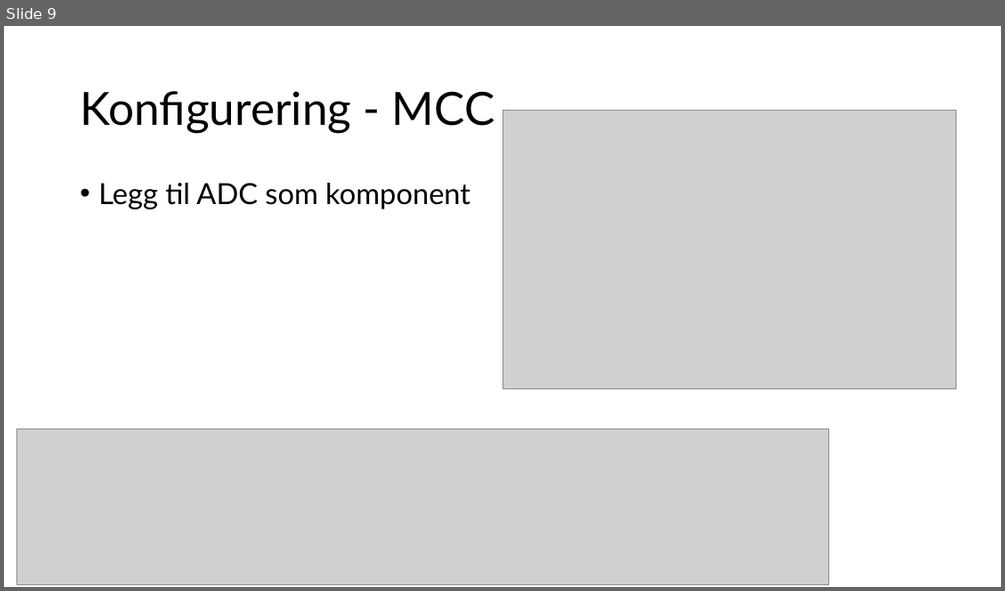
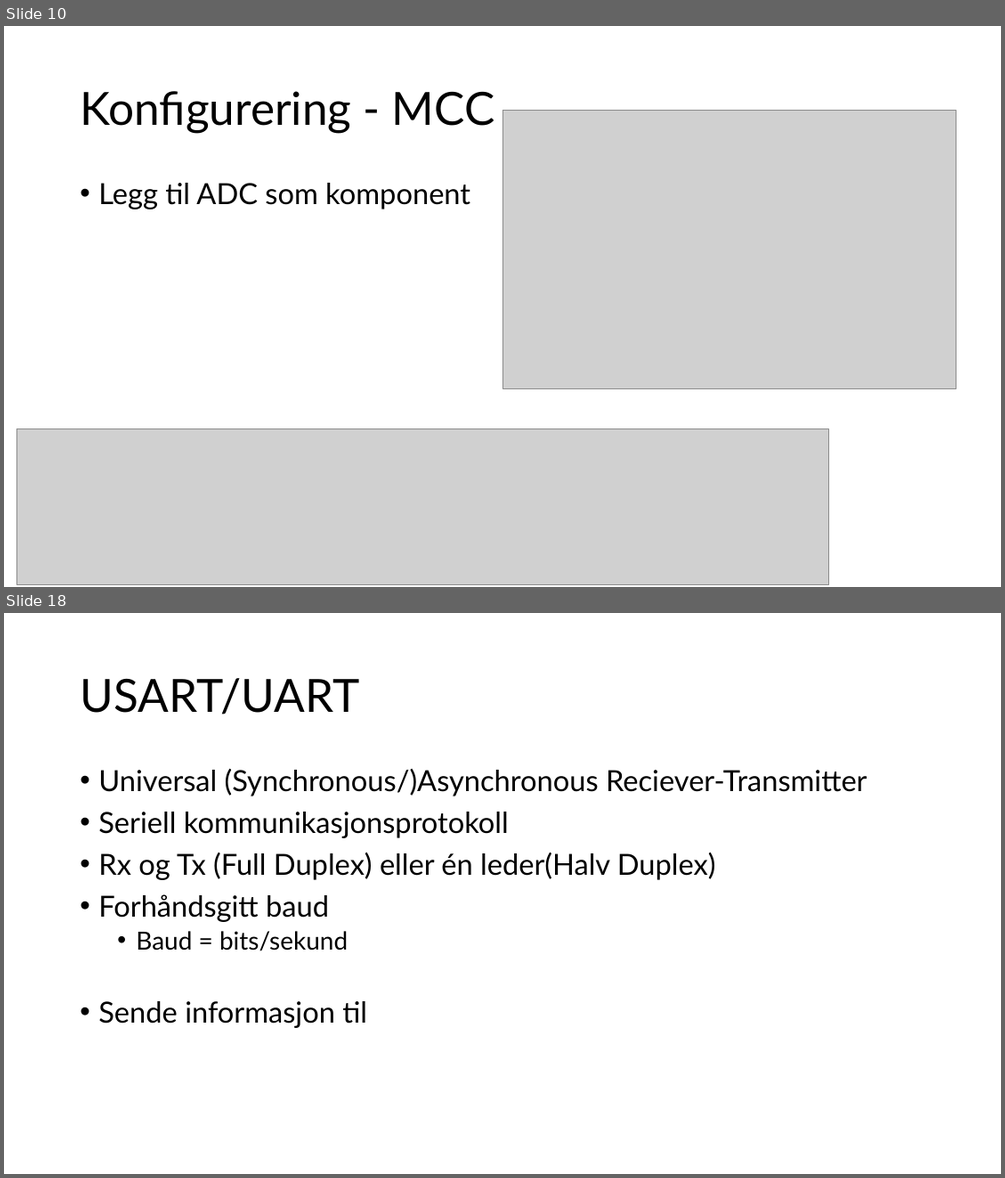
Before and after one commit to ElektraVerksted/AVR-kurs, a slide deck: Kursdag 2/Dag to.pptx. Shown one above the other, each under a label of ours: slide 9 before the commit, slides 10 and 18 after it; the slides between them are not shown. The pictures are 1005x591 and 1005x1178 pixels, drawn with LibreOffice and Linux fonts; fonts in the diff are those of the drawing; grey boxes stand for pictures. Boxes give left, top, right and bottom in pixels: in the first picture for what was removed or moved away, otherwise in the second. Text is boxed around its words. In the diff, an @@ line names an element or a change of style, - is before the commit and + after.

```diff
--- a/Kursdag 2/Dag to.pptx
+++ b/Kursdag 2/Dag to.pptx
@@ slide 18 added at box(4, 613, 1001, 1174), background #FFFFFF @@
@@ title added at box(80, 678, 359, 714), 44 pt, text #000000 @@
+USART/UART
@@ text added at box(98, 769, 867, 1028), 28 pt, text #000000 @@
+• Universal (Synchronous/)Asynchronous Reciever-Transmitter
+• Seriell kommunikasjonsprotokoll
+• Rx og Tx (Full Duplex) eller én leder(Halv Duplex)
+• Forhåndsgitt baud
+  • Baud = bits/sekund
+• Sende informasjon til
@@ what was slide 9 is now slide 10 @@
```
Also in this commit, not shown: 7 slides changed, 3 other slides added.
